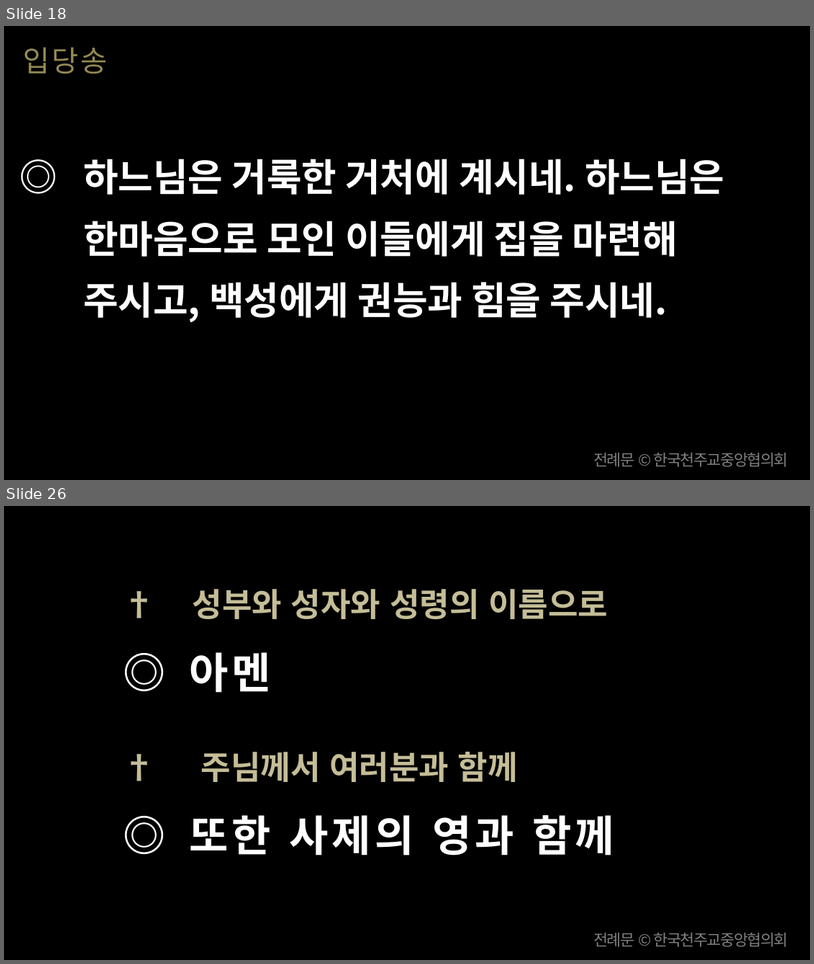
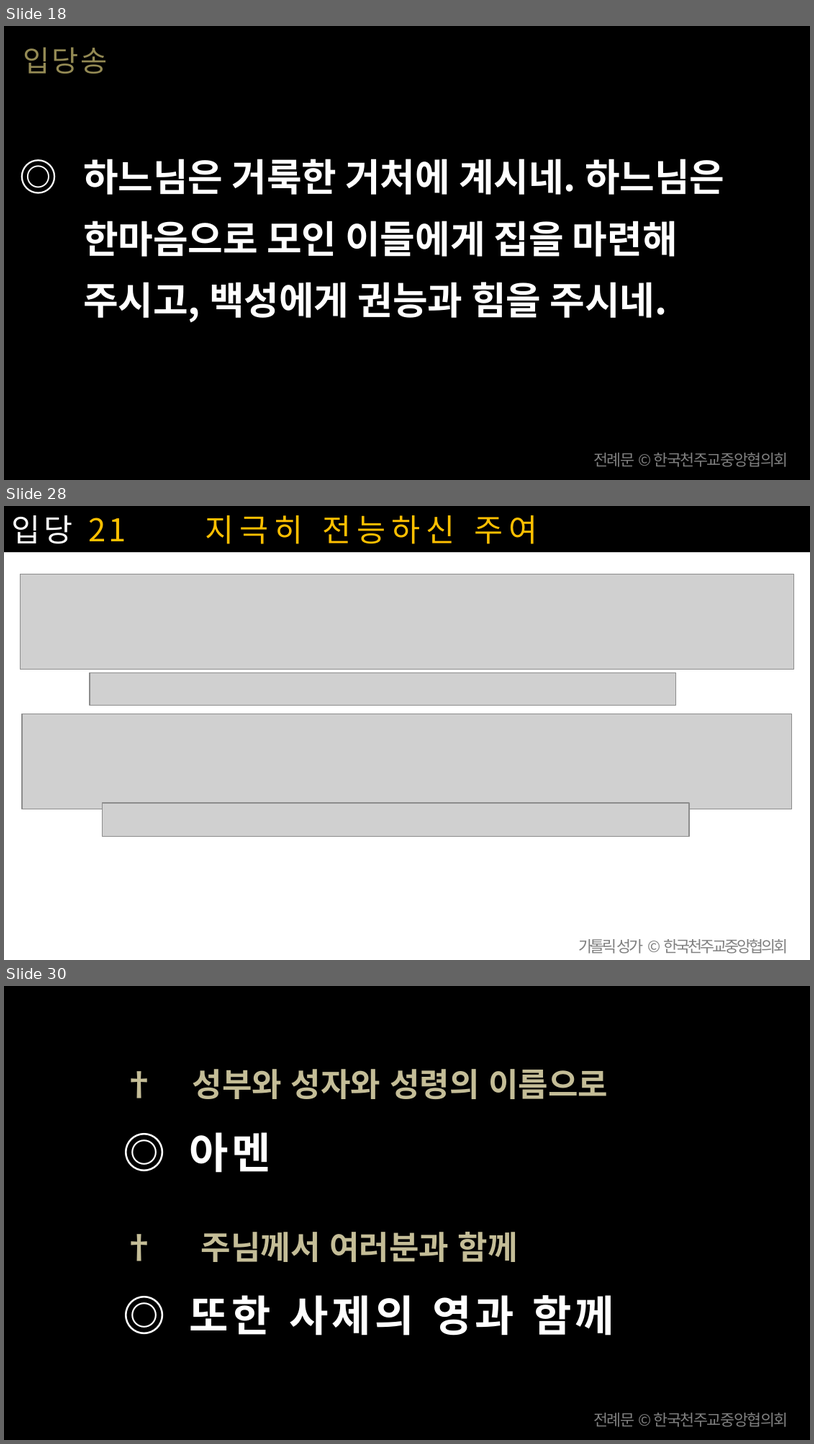
Before and after one commit to scottpark/missa_ppt, a slide deck: 20260726/20260726_연중 제17주일.pptx. Shown one above the other, each under a label of ours: slides 18 and 26 before the commit, slides 18, 28 and 30 after it; the slides between them are not shown. The pictures are 814x964 and 814x1444 pixels, drawn with LibreOffice and Linux fonts; fonts in the diff are those of the drawing; grey boxes stand for pictures. Boxes give left, top, right and bottom in pixels: in the first picture for what was removed or moved away, otherwise in the second. Text is boxed around its words. In the diff, an @@ line names an element or a change of style, - is before the commit and + after.

```diff
--- a/20260726/20260726_연중 제17주일.pptx
+++ b/20260726/20260726_연중 제17주일.pptx
@@ slide 28 added at bbox=[4, 506, 810, 960], background #FFFFFF @@
@@ rectangle added at bbox=[4, 506, 810, 552], fill #000000, 28 pt, text #FFC000 @@
+입당 21 지극히 전능하신 주여
@@ picture added at bbox=[20, 574, 793, 669] @@
@@ picture added at bbox=[90, 673, 676, 705] @@
@@ picture added at bbox=[22, 714, 792, 809] @@
@@ picture added at bbox=[103, 803, 689, 836] @@
@@ text added at bbox=[579, 939, 789, 953], 14 pt, text #808080 @@
+가톨릭 성가 © 한국천주교중앙협의회
@@ what was slide 26 is now slide 30 @@
```
Also in this commit, not shown: 19 slides changed, 31 other slides added, 16 slides removed, 51 other files.
